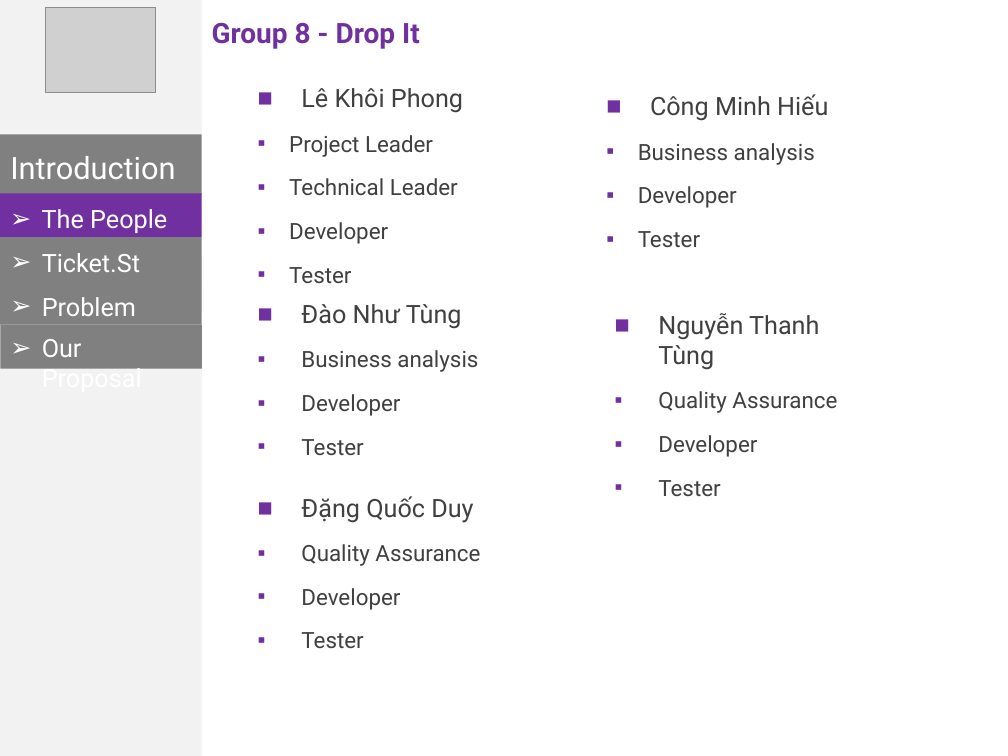
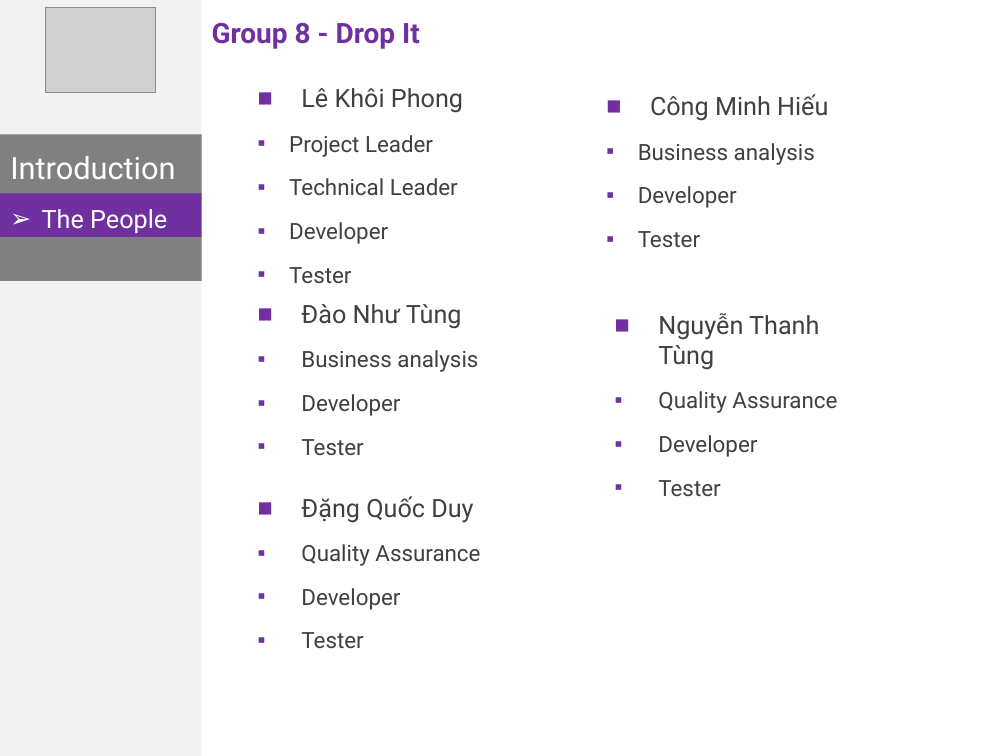
Before and after one commit to phonglk/fptu_capstone, a slide deck: slide 2 of Document/Present.pptx. Drawn at 1008x756 pixels with LibreOffice and Linux fonts; fonts in the diff are those of the drawing; grey boxes stand for pictures. Boxes give left, top, right and bottom in pixels: in the first picture for what was removed or moved away, otherwise in the second. Text is boxed around its words. In the diff, an @@ line names an element or a change of style, - is before the commit and + after.

```diff
--- a/Document/Present.pptx
+++ b/Document/Present.pptx
@@ rectangle removed at (0,255,202,316) @@
@@ text removed at (42,253,140,272) @@
-➢ Ticket.St
@@ rectangle removed at (0,281,202,325) @@
@@ text removed at (42,297,136,316) @@
-➢ Problem
@@ rectangle removed at (0,325,202,368) @@
@@ text removed at (42,339,142,369) @@
-➢ Our Proposal
```
